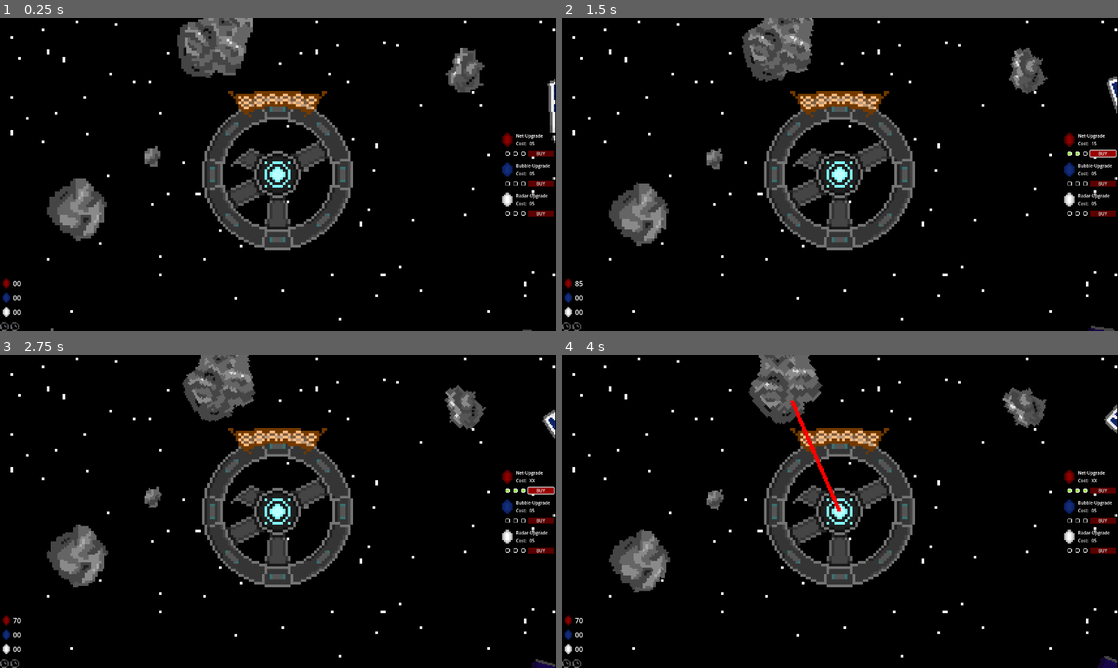
Above: before the commit, frames 1-4 (two rows, left to right).
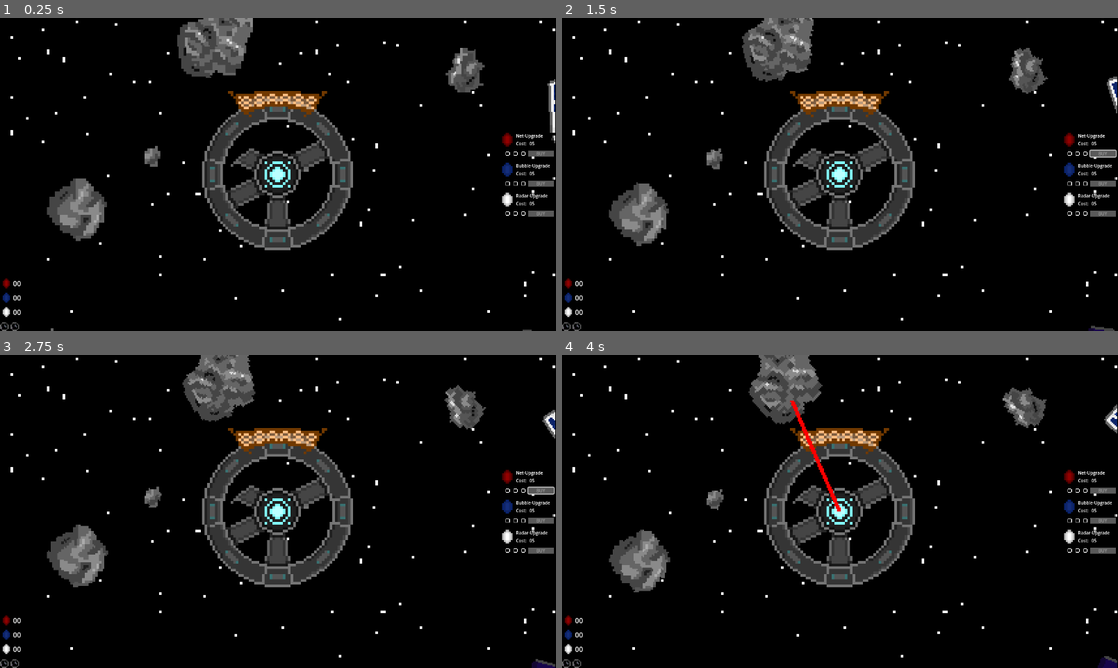
Above: after the commit, the same moments.

Repository: Three-s-A-Crowd-Games/Bubblekinesis
Game: Godot game, scene res://resources/main.tscn
Same seed, same stepped clock (60 frames per second), same inputs: the game is played once before the commit and once after it.
Inputs (mouse positions are in pixels of both pictures, inside the frame that each line leads up to):
- Up to frame 1 (0.25 s): no input
- Up to frame 2 (1.5 s): click (1101, 152) at 0.5 s, where only the run before the commit has a clickable "BUY"; click (1101, 152) at 1.25 s, where only the run before the commit has a clickable "BUY"
- Up to frame 3 (2.75 s): click (539, 489) at 2 s, where only the run before the commit has a clickable "BUY"
- Up to frame 4 (4 s): drag from (639, 555) to (840, 511) at 2.77 s; drag from (784, 380) to (840, 511) at 3.52 s

The runs differ from the first frame. In frame 1, 0.3% of the frame differs, in the area x 95-100%, y 42-64%; in frame 2, 0.3%; in frame 3, 0.3%; in frame 4, 0.3%, in the area x 2-100%, y 39-86%.

Commit message:
Anti-Sozialismus-Push

Diff:
--- a/resources/UI/HUD.tscn
+++ b/resources/UI/HUD.tscn
@@ -206,6 +206,7 @@
 theme_override_styles/disabled = SubResource("StyleBoxFlat_p8mop")
 theme_override_styles/hover = SubResource("StyleBoxFlat_jy7kf")
 theme_override_styles/normal = SubResource("StyleBoxFlat_fita0")
+disabled = true
 text = "BUY"
 
 [node name="item_2" type="MarginContainer" parent="right/shop_container"]
@@ -280,6 +281,7 @@
 theme_override_styles/disabled = SubResource("StyleBoxFlat_p8mop")
 theme_override_styles/hover = SubResource("StyleBoxFlat_jy7kf")
 theme_override_styles/normal = SubResource("StyleBoxFlat_fita0")
+disabled = true
 text = "BUY"
 
 [node name="item_3" type="MarginContainer" parent="right/shop_container"]
@@ -354,4 +356,5 @@
 theme_override_styles/disabled = SubResource("StyleBoxFlat_p8mop")
 theme_override_styles/hover = SubResource("StyleBoxFlat_jy7kf")
 theme_override_styles/normal = SubResource("StyleBoxFlat_fita0")
+disabled = true
 text = "BUY"
--- a/resources/UI/shop_container.gd
+++ b/resources/UI/shop_container.gd
@@ -26,6 +26,8 @@
 	GameState.upgraded_max_bubbles.connect(update_bubbles)
 	GameState.upgraded_radar_level.connect(update_radar)
 
+	GameState.resources_changed.connect(check_funds)
+
 	update_cost(net_cost,0)
 	update_cost(bubble_cost,0)
 	update_cost(radar_cost,0)
@@ -34,15 +36,16 @@
 	bubble_button.pressed.connect(GameState.upgrade_bubbles)
 	radar_button.pressed.connect(GameState.upgrade_radar)
 
-func update_cost(lab :Label, level :int):
-	if level < 3:
+func update_cost(lab :Label, level :int, done :bool = false):
+	if not done:
 		var cost = GameState.base_upgrade_cost * (level+1)
 		lab.text = str(cost) if cost >= 10 else "0"+str(cost)
 	else:
 		lab.text = "XX"
 
 func update_net(level :int) -> void:
-	update_cost(net_cost, level)
+	var max_level :bool = level == GameState.max_net_level
+	update_cost(net_cost, level, max_level)
 	if level >= 1:
 		net_1.texture = image_full
 	else:
@@ -56,8 +59,14 @@
 	else:
 		net_3.texture = image_empty
 
+	if max_level and not net_button.disabled:
+		net_button.disabled = true
+	elif not max_level and net_button.disabled:
+		net_button.disabled = false
+
 func update_bubbles(level :int) -> void:
-	update_cost(bubble_cost, level)
+	var max_level :bool = level == GameState.max_net_level
+	update_cost(bubble_cost, level, max_level)
 	if level >= 1:
 		bubble_1.texture = image_full
 	else:
@@ -71,8 +80,14 @@
 	else:
 		bubble_3.texture = image_empty
 
+	if max_level and not bubble_button.disabled:
+		bubble_button.disabled = true
+	elif not max_level and bubble_button.disabled:
+		bubble_button.disabled = false
+
 func update_radar(level :int) -> void:
-	update_cost(radar_cost, level)
+	var max_level :bool = level == GameState.max_net_level
+	update_cost(radar_cost, level, max_level)
 	if level >= 1:
 		radar_1.texture = image_full
 	else:
@@ -85,3 +100,30 @@
 		radar_3.texture = image_full
 	else:
 		radar_3.texture = image_empty
+
+	if max_level and not radar_button.disabled:
+		radar_button.disabled = true
+	elif not max_level and radar_button.disabled:
+		radar_button.disabled = false
+
+func check_funds(new_amount :int, type :GameState.ResourceType) -> void:
+	var cost
+	var button
+	match (type):
+		GameState.ResourceType.RED:
+			if GameState.cur_net_level >= GameState.max_net_level: return
+			cost = GameState.base_upgrade_cost * (GameState.cur_net_level + 1)
+			button = net_button
+		GameState.ResourceType.BLUE:
+			if GameState.cur_max_bubbles_level >= GameState.max_bubble_level: return
+			cost = GameState.base_upgrade_cost * (GameState.cur_max_bubbles_level + 1)
+			button = bubble_button
+		GameState.ResourceType.SILVER:
+			if GameState.cur_play_area_upgrade >= GameState.max_radar_level: return
+			cost = GameState.base_upgrade_cost * (GameState.cur_play_area_upgrade + 1)
+			button = radar_button
+
+	if GameState.captured_resources[type] >= cost and button.disabled:
+		button.disabled = false
+	elif GameState.captured_resources[type] < cost and not button.disabled:
+		button.disabled = true
--- a/resources/player/game_state.gd
+++ b/resources/player/game_state.gd
@@ -38,12 +38,15 @@
 @onready var max_bubbles :int = max_bubbles_per_level[0]
 
 var captured_resources = {
-	ResourceType.SILVER: 100,
-	ResourceType.BLUE: 100,
-	ResourceType.RED: 100,
+	ResourceType.SILVER: 4,
+	ResourceType.BLUE: 4,
+	ResourceType.RED: 4,
 }
 
 var base_upgrade_cost = 5
+var max_net_level = 3
+var max_bubble_level = 3
+var max_radar_level = 3
 
 signal resources_changed(new_amount :int, type :ResourceType)
 signal upgraded_play_area(play_area :Vector2)
